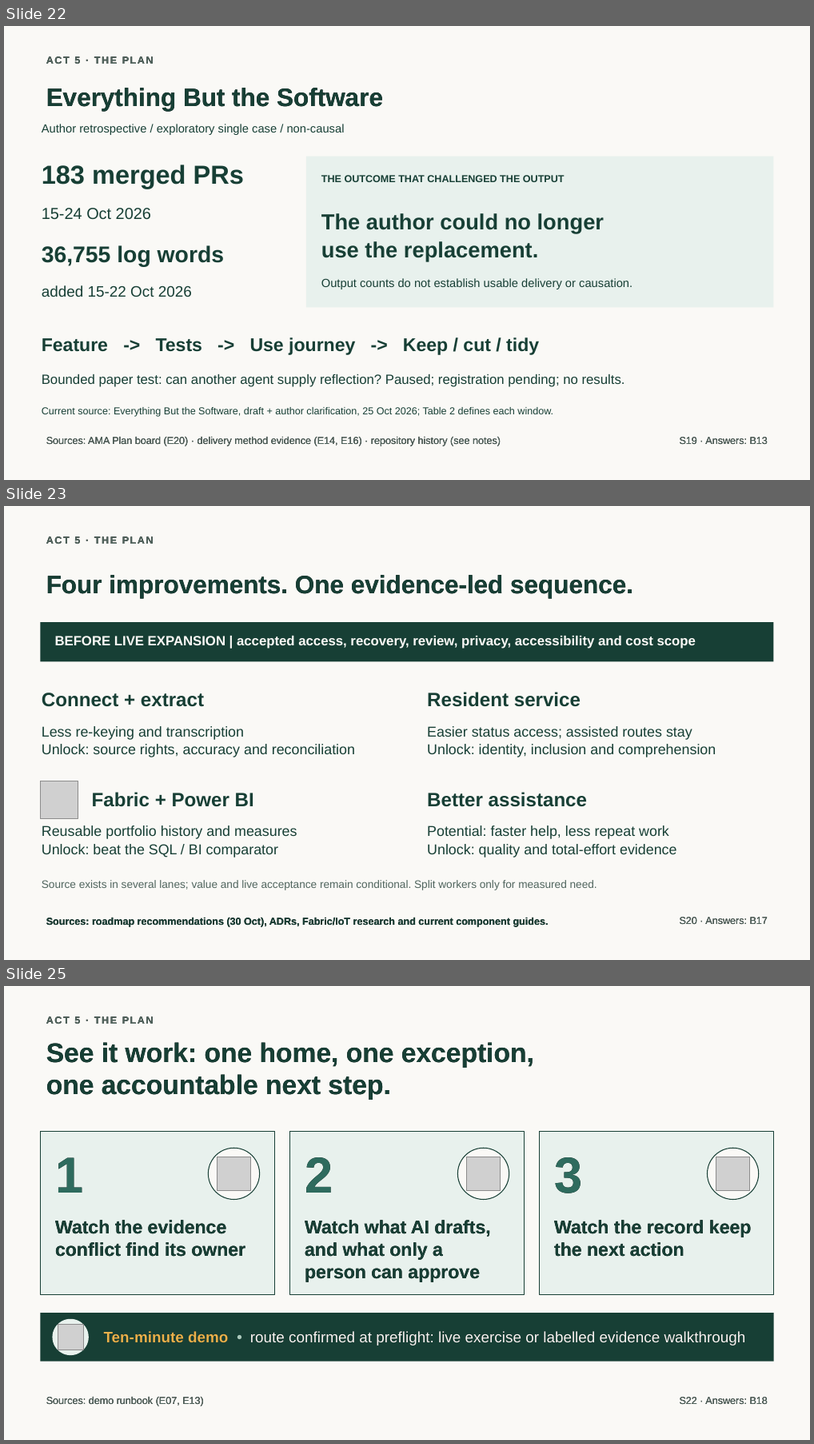
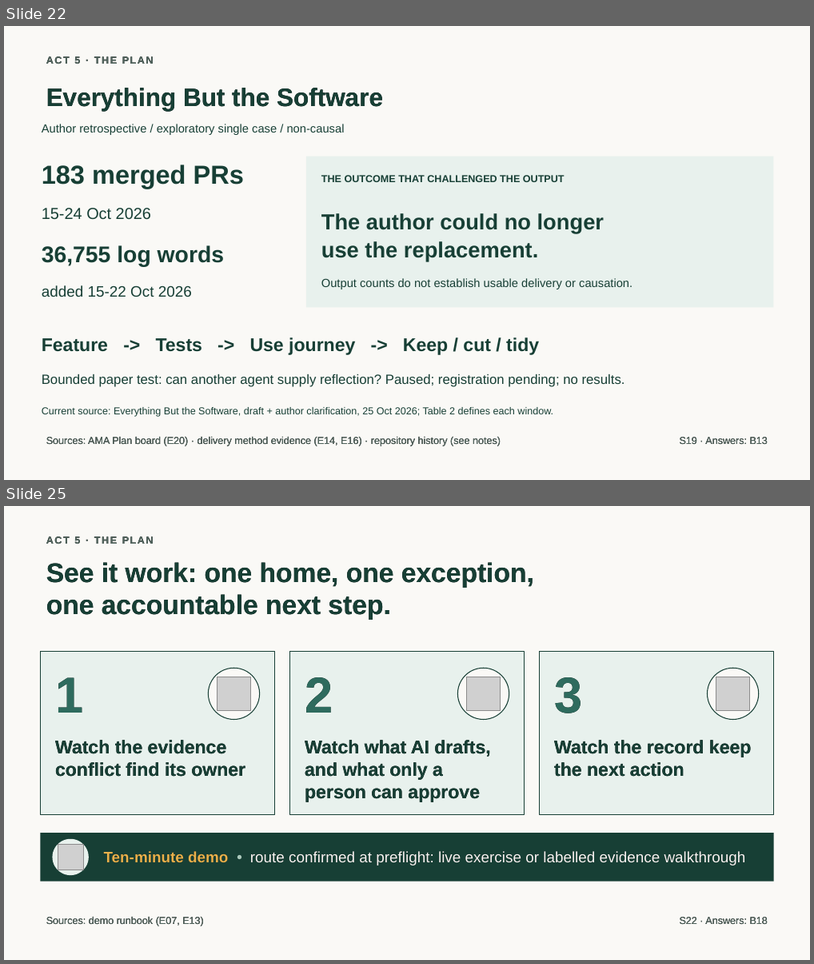
Before and after one commit to jmservera/ama, a slide deck: docs/capstone/deck/zava-forward-cowork-v2-draft.pptx. Shown one above the other, each under a label of ours: slides 22, 23 and 25 before the commit, slides 22 and 25 after it; the slides between them are not shown. The pictures are 814x1444 and 814x964 pixels, drawn with LibreOffice and Linux fonts; fonts in the diff are those of the drawing; grey boxes stand for pictures. Boxes give left, top, right and bottom in pixels: in the first picture for what was removed or moved away, otherwise in the second. Text is boxed around its words. In the diff, an @@ line names an element or a change of style, - is before the commit and + after.

Commit message:
results are worse than before?

```diff
--- a/docs/capstone/deck/zava-forward-cowork-v2-draft.pptx
+++ b/docs/capstone/deck/zava-forward-cowork-v2-draft.pptx
@@ slide 23 removed at box(4, 506, 810, 960), background #FAF9F6 @@
@@ text removed at box(46, 536, 154, 544) @@
-ACT 5 · THE PLAN
@@ text removed at box(46, 575, 634, 598) @@
-Four improvements. One evidence-led sequence.
@@ rectangle removed at box(40, 622, 774, 661) @@
@@ text removed at box(55, 636, 696, 648) @@
-BEFORE LIVE EXPANSION | accepted access, recovery, review, privacy, accessibility and cost scope
@@ text removed at box(42, 692, 204, 707) @@
-Connect + extract
@@ text removed at box(427, 692, 581, 707) @@
-Resident service
@@ text removed at box(42, 726, 355, 757) @@
-Less re-keying and transcription
-Unlock: source rights, accuracy and reconciliation
@@ text removed at box(427, 726, 716, 757) @@
-Easier status access; assisted routes stay
-Unlock: identity, inclusion and comprehension
@@ picture removed at box(40, 780, 78, 818) @@
@@ text removed at box(92, 792, 254, 807) @@
-Fabric + Power BI
@@ text removed at box(427, 792, 587, 807) @@
-Better assistance
@@ text removed at box(42, 825, 297, 857) @@
-Reusable portfolio history and measures
-Unlock: beat the SQL / BI comparator
@@ text removed at box(427, 825, 678, 857) @@
-Potential: faster help, less repeat work
-Unlock: quality and total-effort evidence
@@ text removed at box(42, 880, 598, 890) @@
-Source exists in several lanes; value and live acceptance remain conditional. Split workers only for measured need.
@@ text removed at box(46, 916, 549, 927) @@
-Sources: roadmap recommendations (30 Oct), ADRs, Fabric/IoT research and current component guides.
@@ text removed at box(680, 916, 768, 924) @@
-S20 · Answers: B17
```
Also in this commit, not shown: 3 slides changed, 4 slides added, 3 other slides removed, 23 other files.
